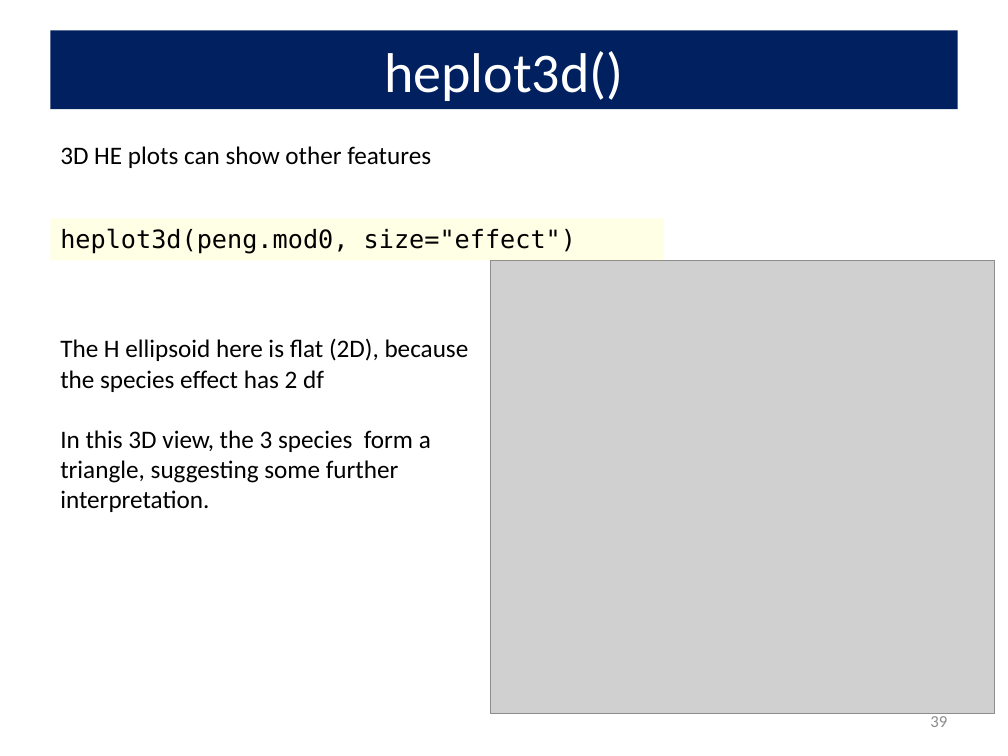
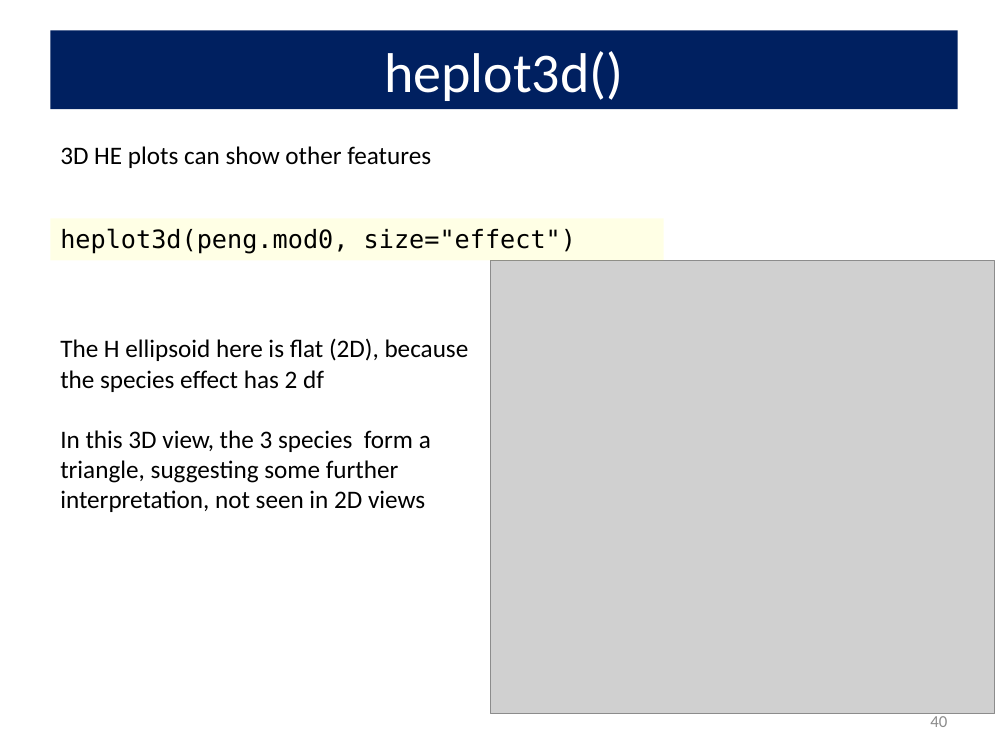
Before and after one commit to friendly/VisMLM-course, a slide deck: slide 40 of lectures/lecture2.pptx (slide 39 before the commit). Drawn at 1008x756 pixels with LibreOffice and Linux fonts; fonts in the diff are those of the drawing; grey boxes stand for pictures. Boxes give left, top, right and bottom in pixels: in the first picture for what was removed or moved away, otherwise in the second. Text is boxed around its words. In the diff, an @@ line names an element or a change of style, - is before the commit and + after.

```diff
--- a/lectures/lecture2.pptx
+++ b/lectures/lecture2.pptx
@@ text at [60,430,431,512]: text changed @@
-In this 3D view, the 3 species form a triangle, suggesting some further interpretation.
+In this 3D view, the 3 species form a triangle, suggesting some further interpretation, not seen in 2D views
@@ page number at [930,716,947,727]: text changed @@
-39
+40
```
Also in this commit, not shown: 4 other slides changed, 3 slides added, 10 other files.
